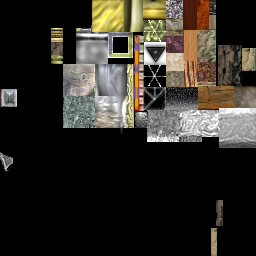
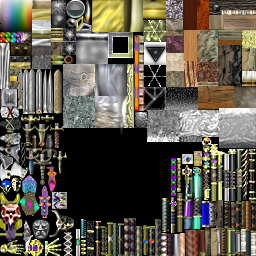
Before/after of a (256, 256) layered artwork. What changed in the layer stack:
added layer "Peasant Long Bow" above "Background" over [221, 0, 256, 252]
added layer "Background" over [0, 0, 256, 256]
